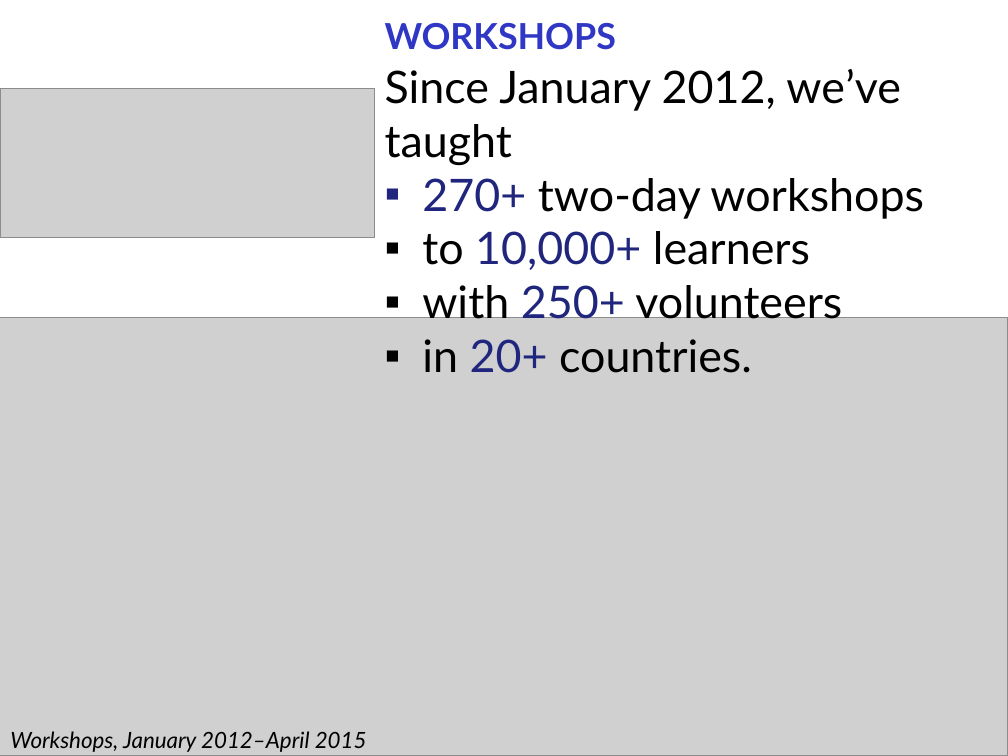
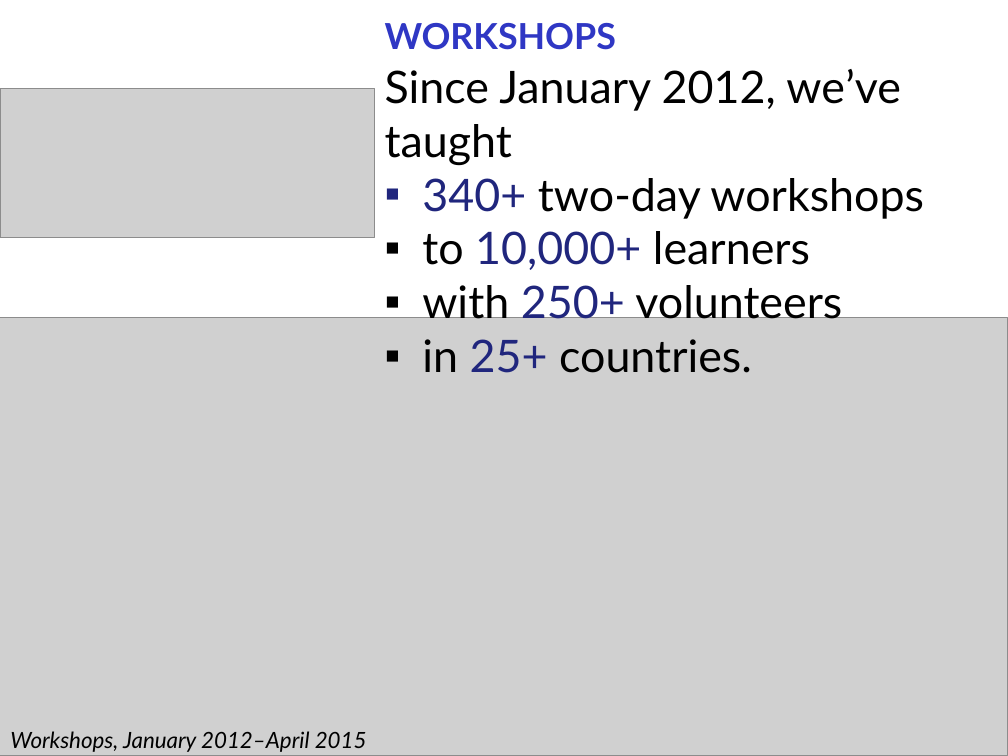
Before and after one commit to swcarpentry/communications, a slide deck: slide 4 of press/software-and-data-carpentry-in-8-slides.pptx. Drawn at 1008x756 pixels with LibreOffice and Linux fonts; fonts in the diff are those of the drawing; grey boxes stand for pictures. Boxes give left, top, right and bottom in pixels: in the first picture for what was removed or moved away, otherwise in the second. Text is boxed around its words. In the diff, an @@ line names an element or a change of style, - is before the commit and + after.

```diff
--- a/press/software-and-data-carpentry-in-8-slides.pptx
+++ b/press/software-and-data-carpentry-in-8-slides.pptx
@@ text at box(422, 178, 924, 219): text changed @@
-▪ 270+ two-day workshops
+▪ 340+ two-day workshops
@@ text at box(422, 339, 752, 373): text changed @@
-▪ in 20+ countries.
+▪ in 25+ countries.
```
Also in this commit, not shown: 1 other slide changed, 1 other file.
